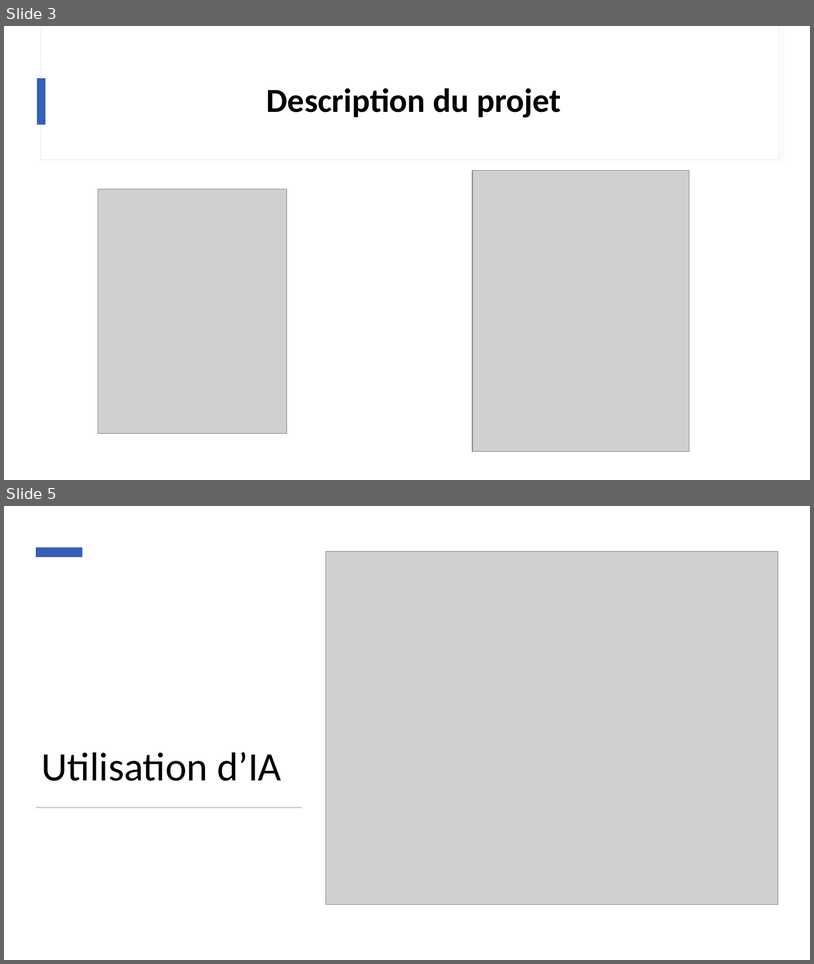
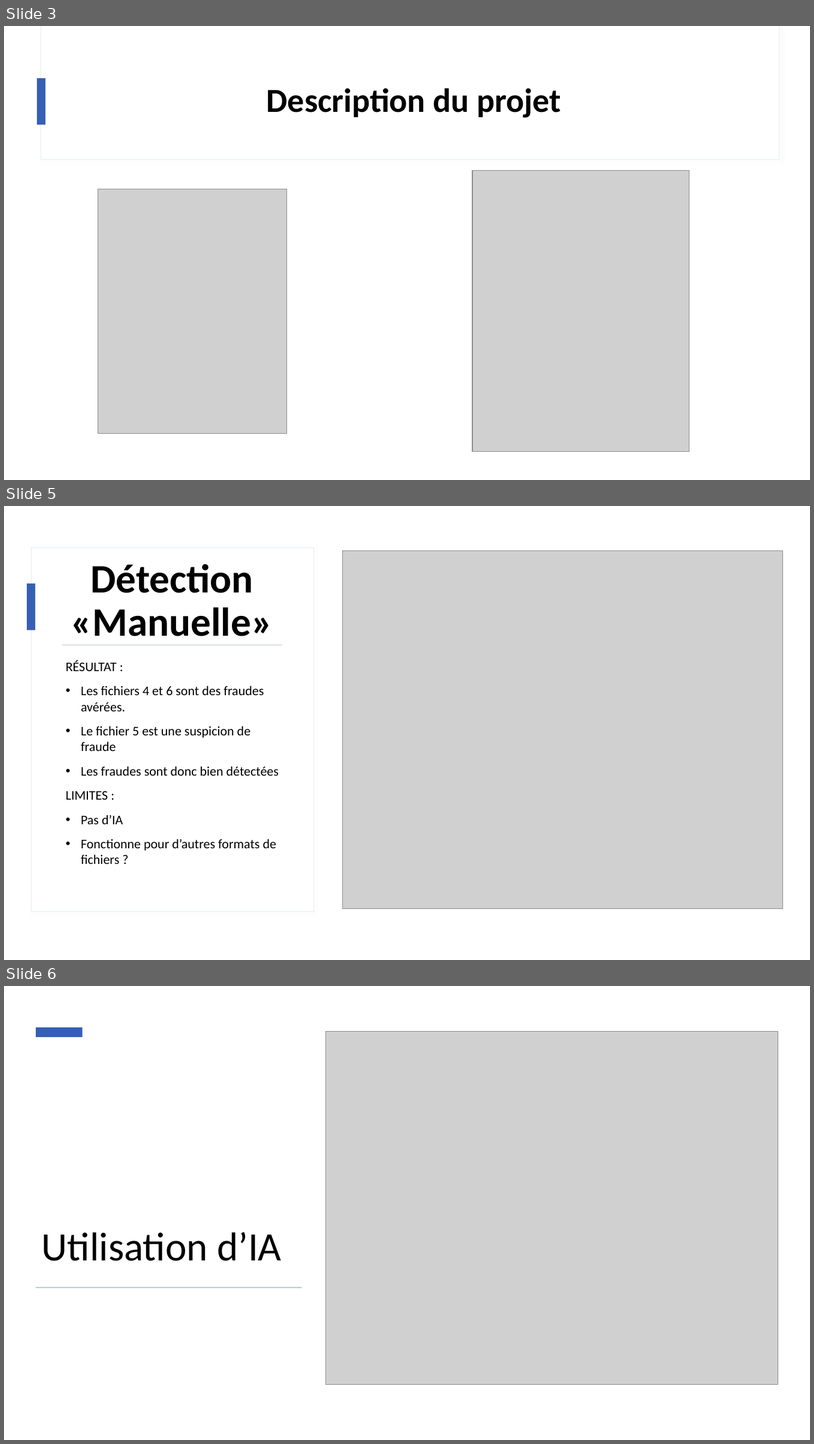
Before and after one commit to AlexisGuillotin/Projet-python, a slide deck: Detection de fraude.pptx. Shown one above the other, each under a label of ours: slides 3 and 5 before the commit, slides 3, 5 and 6 after it; the slides between them are not shown. The pictures are 814x964 and 814x1444 pixels, drawn with LibreOffice and Linux fonts; fonts in the diff are those of the drawing; grey boxes stand for pictures. Boxes give left, top, right and bottom in pixels: in the first picture for what was removed or moved away, otherwise in the second. Text is boxed around its words. In the diff, an @@ line names an element or a change of style, - is before the commit and + after.

```diff
--- a/Detection de fraude.pptx
+++ b/Detection de fraude.pptx
@@ slide 5 added at (x1=4, y1=506, x2=810, y2=960), background #FFFFFF; not listed: 2 template elements that a slide beside it also shows @@
@@ rectangle added at (x1=4, y1=506, x2=810, y2=960), fill #FFFFFF @@
@@ rectangle added at (x1=31, y1=548, x2=314, y2=912), fill #FFFFFF, outline #E4ECF0 0.75 pt @@
@@ picture added at (x1=343, y1=551, x2=783, y2=909) @@
@@ title added at (x1=71, y1=564, x2=273, y2=645), 48 pt, text #000000, bold @@
+Détection «Manuelle»
@@ rectangle added at (x1=27, y1=583, x2=35, y2=630), fill #365FB6 @@
@@ rectangle added at (x1=62, y1=645, x2=282, y2=645), fill #BBCFD8 @@
@@ text added at (x1=66, y1=660, x2=279, y2=864), 15.7 pt, text #000000 @@
+RÉSULTAT :
+• Les fichiers 4 et 6 sont des fraudes avérées.
+• Le fichier 5 est une suspicion de fraude
+• Les fraudes sont donc bien détectées
+LIMITES :
+• Pas d’IA
+• Fonctionne pour d’autres formats de fichiers ?
@@ what was slide 5 is now slide 6 @@
```
Also in this commit, not shown: 2 slides changed, 1 other file.
